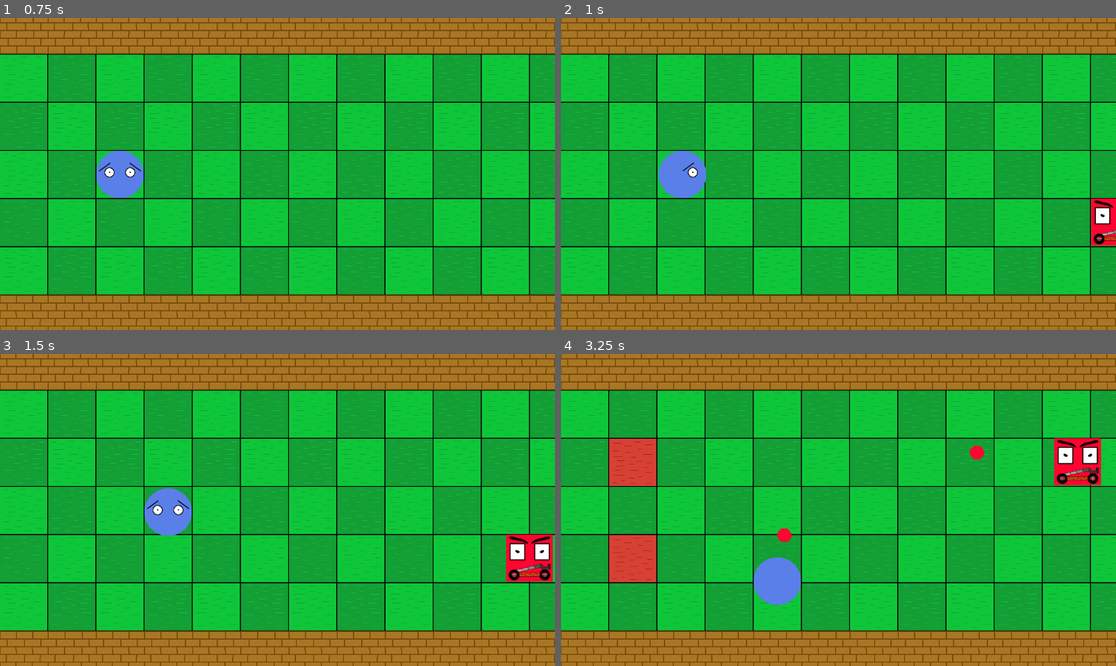
Above: before the commit, frames 1-4 (two rows, left to right).
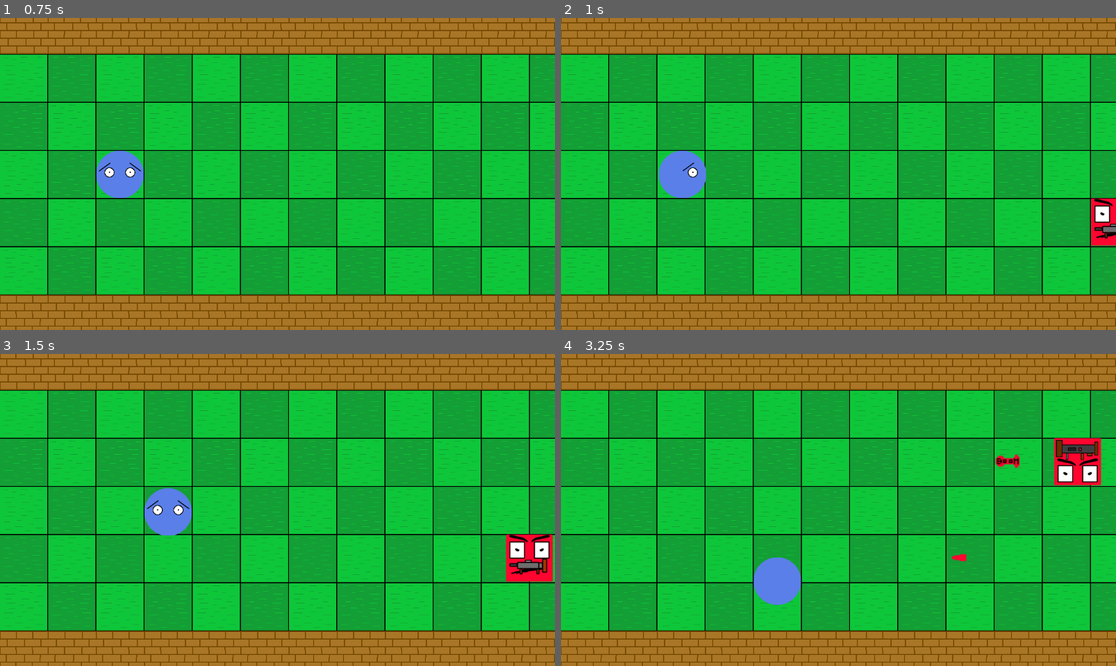
Above: after the commit, the same moments.

Repository: Killfreek/Rats
Game: Godot game, scene res://main.tscn
Same seed, same stepped clock (60 frames per second), same inputs: the game is played once before the commit and once after it.
Inputs:
- Up to frame 1 (0.75 s): tap Enter at 0.5 s; hold D (MoveRight) from 0.53 s (still down); hold Space (SpawnPlayer) from 0.53 s (still down)
- Up to frame 2 (1 s): keep holding D (MoveRight); keep holding Space (SpawnPlayer)
- Up to frame 3 (1.5 s): release D (MoveRight) at 1.28 s; release Space (SpawnPlayer) at 1.28 s; hold S (MoveDown) from 1.28 s (still down); tap Space (SpawnPlayer) at 1.35 s
- Up to frame 4 (3.25 s): release S (MoveDown) at 2.03 s; hold D (MoveRight) 2.03-2.78 s; hold Space (SpawnPlayer) 2.03-2.78 s; hold W (MoveUp) from 2.78 s (still down); tap Space (SpawnPlayer) at 2.85 s

Frame 1 is identical in both runs. In frame 2, 0.3% of the frame differs, in the area x 95-100%, y 57-73%; in frame 3, 0.7%; in frame 4, 3.9%, in the area x 8-97%, y 27-74%.

Commit message:
Added other 2 enemies back in now that tested code works

Diff:
--- a/main.tscn
+++ b/main.tscn
@@ -1,9 +1,11 @@
-[gd_scene load_steps=8 format=3 uid="uid://di80l1kbhxfwb"]
+[gd_scene load_steps=10 format=3 uid="uid://di80l1kbhxfwb"]
 
 [ext_resource type="PackedScene" uid="uid://b2vihdt08h1js" path="res://Player/player.tscn" id="1_yy6vf"]
 [ext_resource type="PackedScene" uid="uid://ddyxv1i3eutg4" path="res://Levels/LevelTest.tscn" id="2_aw33h"]
 [ext_resource type="Script" path="res://EnemyBots/EnemySpawnController.gd" id="3_a5ssk"]
 [ext_resource type="PackedScene" uid="uid://cn6sy13cm2suv" path="res://EnemyBots/Npcs/EnemywithCatapult.tscn" id="4_48ijb"]
+[ext_resource type="PackedScene" uid="uid://bi28dgfpt004" path="res://EnemyBots/Npcs/EnemywithGun.tscn" id="4_dhptn"]
+[ext_resource type="PackedScene" uid="uid://1ft0pw3n37f7" path="res://EnemyBots/Npcs/EnemywithRocket.tscn" id="4_ercyg"]
 [ext_resource type="Script" path="res://Player/PlayerSpawnController.gd" id="5_xl7qq"]
 [ext_resource type="Script" path="res://Levels/TileMapController.gd" id="6_m0t5d"]
 
@@ -19,7 +21,7 @@
 position = Vector2(1150, 49)
 script = ExtResource("3_a5ssk")
 spawnLocations = [NodePath("EnemySpawnLocation1"), NodePath("EnemySpawnLocation2"), NodePath("EnemySpwanLocation3"), NodePath("EnemySpwanLocation4"), NodePath("EnemySpwanLocation5")]
-enemyScene = Array[PackedScene]([ExtResource("4_48ijb")])
+enemyScene = Array[PackedScene]([ExtResource("4_48ijb"), ExtResource("4_dhptn"), ExtResource("4_ercyg")])
 tileMap = NodePath("../TileMap")
 
 [node name="EnemySpawnLocation1" type="Node2D" parent="EnemySpawnLocations"]
